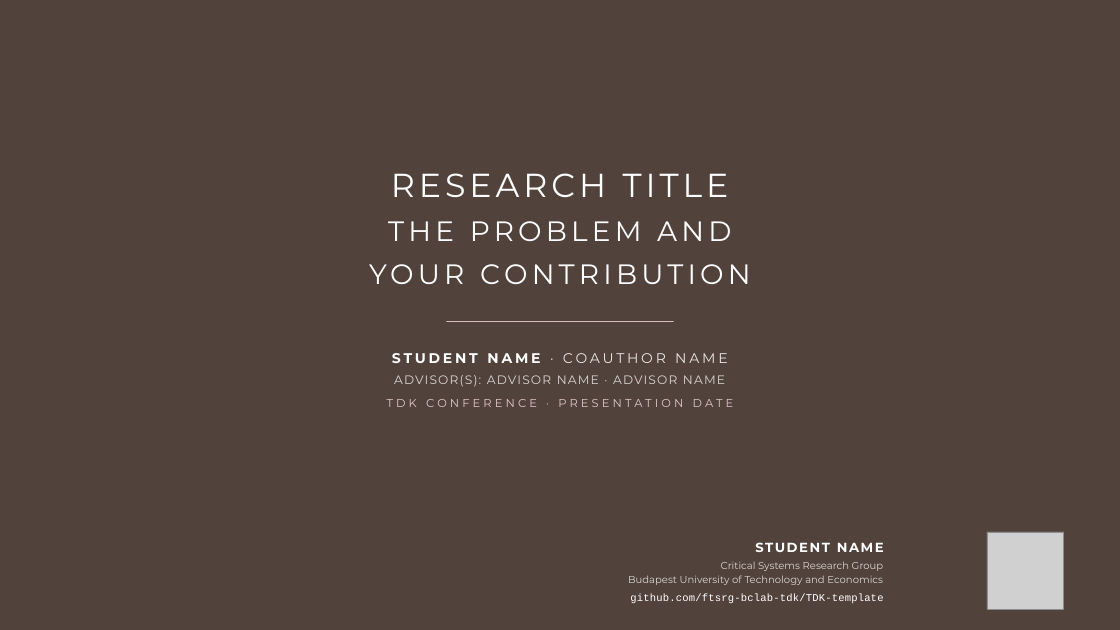
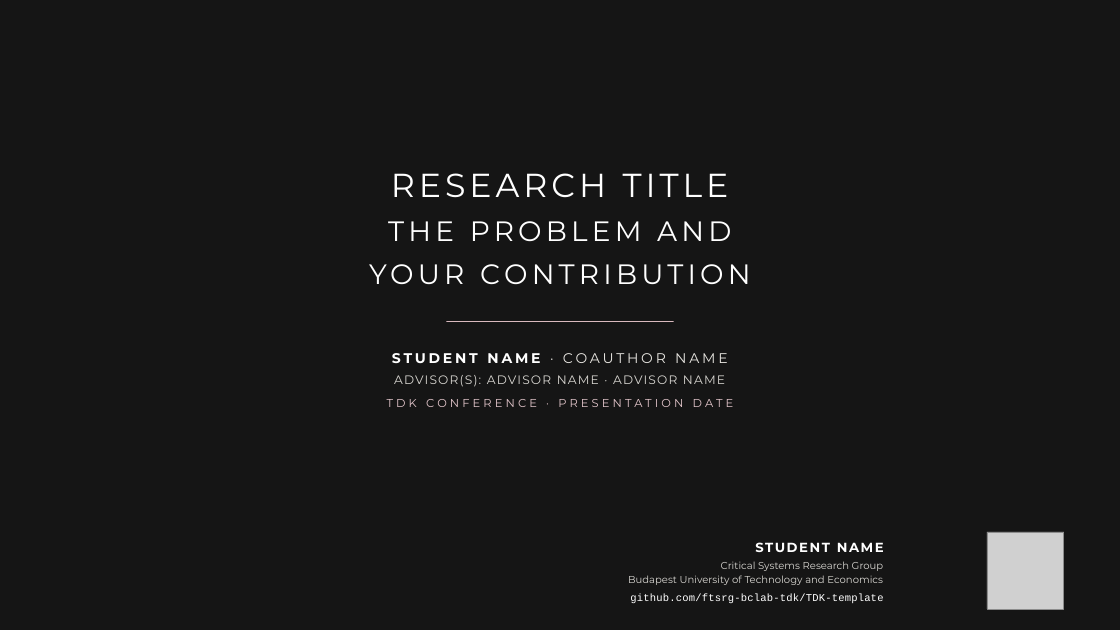
Before and after one commit to ftsrg-bclab-tdk/TDK-template, a slide deck: slide 14 of presentation/powerpoint/templates/ftsrg-current.potx. Drawn at 1120x630 pixels with LibreOffice and Linux fonts; fonts in the diff are those of the drawing; grey boxes stand for pictures; background and template pictures are left out. Boxes give left, top, right and bottom in pixels: in the first picture for what was removed or moved away, otherwise in the second. Text is boxed around its words. In the diff, an @@ line names an element or a change of style, - is before the commit and + after.

```diff
--- a/presentation/powerpoint/templates/ftsrg-current.potx
+++ b/presentation/powerpoint/templates/ftsrg-current.potx
@@ rectangle at box(0, 0, 1120, 630): fill #806459 at 55% opacity to #101010 at 42% opacity @@
```
Also in this commit, not shown: 4 other slides changed, 5 other files.
